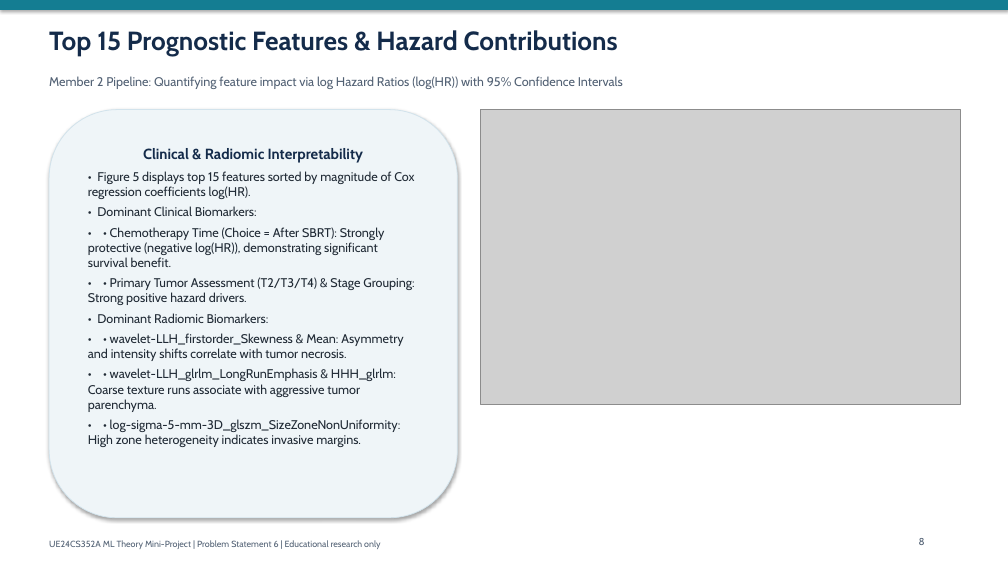
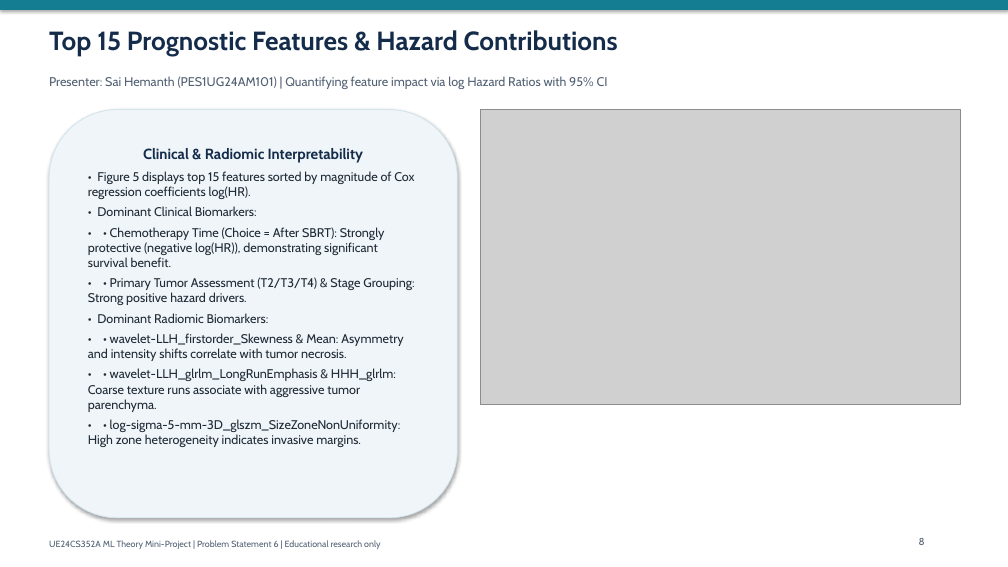
Before and after one commit to Dilipan-Y-8488/ML-Mini-Project, a slide deck: slide 8 of Mini_Project_Presentation.pptx. Drawn at 1008x567 pixels with LibreOffice and Linux fonts; fonts in the diff are those of the drawing; grey boxes stand for pictures. Boxes give left, top, right and bottom in pixels: in the first picture for what was removed or moved away, otherwise in the second. Text is boxed around its words. In the diff, an @@ line names an element or a change of style, - is before the commit and + after.

Commit message:
Update team member names: Dilipan Y (PES1UG24AM092) and Sai Hemanth (PES1UG24AM101)

```diff
--- a/Mini_Project_Presentation.pptx
+++ b/Mini_Project_Presentation.pptx
@@ text at (49,76,608,89): text changed @@
-Member 2 Pipeline: Quantifying feature impact via log Hazard Ratios (log(HR)) with 95% Confidence Intervals
+Presenter: Sai Hemanth (PES1UG24AM101) | Quantifying feature impact via log Hazard Ratios with 95% CI
```
Also in this commit, not shown: 6 other slides changed, 10 other files.
